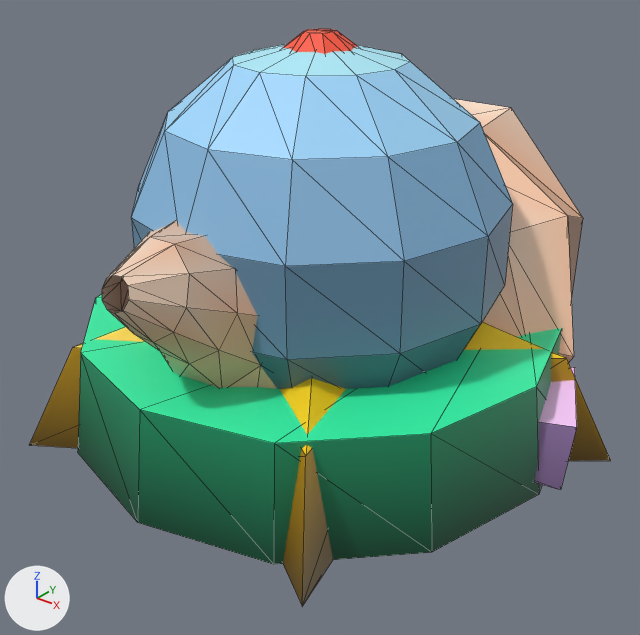
The glTF model creator-build-project/assets/bundles/region_coast/models/coast_pieces.glb, before and after one commit.
One viewpoint serves both versions: a camera (50 mm lens) standing at (0.715, -0.895, 0.698) and looking at (0.0, -0.001, 0.144). Lighting does not change. The marker at lower left points along +X, +Y and +Z. The picture after the commit comes second. Mesh edges are drawn as thin lines. Vertices at exactly the same position are counted once.

Names of what the first picture shows: 'piece_badge', 'piece_conch', 'piece_float', 'piece_scallop', 'piece_star'.
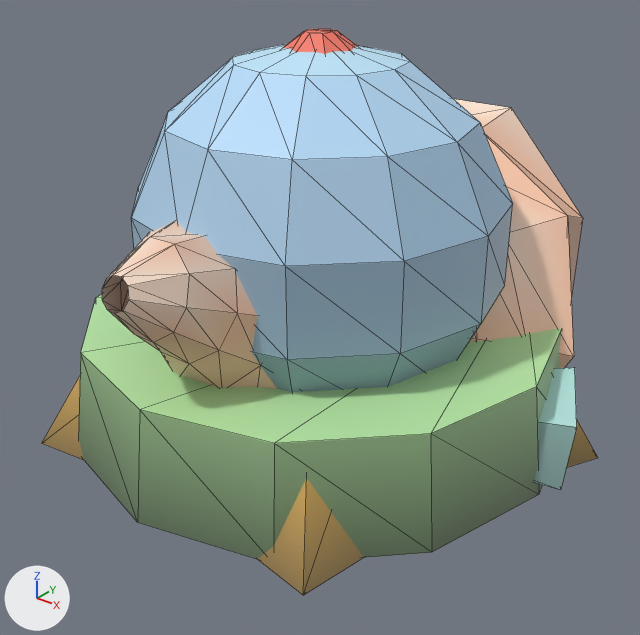
Patch to the scene script:
```diff
--- a/creator-build-project/assets/bundles/region_coast/models/coast_pieces.glb.py
+++ b/creator-build-project/assets/bundles/region_coast/models/coast_pieces.glb.py
@@ me_piece_badge @@
 me_piece_badge.from_pydata(...)  # 72 vertices, 128 faces; spans x -0.357..0.357, y -0.357..0.357, z 0.0..0.538
 # used by ob_piece_badge; location = (0.0, 0.0, 0.0)
+# me_piece_badge part 1: 128 faces centred in x -0.334..0.334, y -0.334..0.334, z 0.0..0.538 are repainted in the vertex colours, in many colours
 me_piece_badge.materials.append(mat_defaultmaterial)
@@ me_piece_float @@
 me_piece_float.from_pydata(...)  # 74 vertices, 144 faces; spans x -0.254..0.254, y -0.254..0.254, z 0.008..0.529
 # used by ob_piece_float; location = (0.0, 0.0, 0.0)
+# me_piece_float part 2: 144 kept faces spanning x -0.254..0.254, y -0.254..0.254, z 0.008..0.529 get new vertex colours; the middle colour goes from blue #678eac to blue #9bb8cf
 me_piece_float.materials.append(mat_defaultmaterial_003)
@@ me_piece_scallop @@
 me_piece_scallop.from_pydata(...)  # 22 vertices, 40 faces; spans x -0.383..0.383, y -0.141..0.289, z -0.059..0.146
 # used by ob_piece_scallop; location = (0.0, 0.0, 0.0)
+# me_piece_scallop part 3: 17 faces centred in x -0.365..0.365, y -0.089..0.271, z 0.011..0.086 are repainted in the vertex colours; the middle colour goes from purple #876b9b to greyish cyan #8baeab
+# me_piece_scallop part 4: 9 faces centred in x -0.237..0.237, y 0.011..0.144, z 0.062..0.103 are repainted in the vertex colours; the middle colour goes from pink #ffcdff to cyan #b3e5e0
 me_piece_scallop.materials.append(mat_defaultmaterial_004)
@@ me_piece_star @@
 # used by ob_piece_star; location = (0.0, 0.0, 0.0)
-me_piece_star.from_pydata(...)  # 21 vertices, 38 faces; spans x -0.399..0.399, y -0.34..0.42, z 0.0..0.244
+me_piece_star.from_pydata(...)  # 61 vertices, 118 faces; spans x -0.383..0.383, y -0.326..0.403, z 0.0..0.193
+# me_piece_star part 5: the whole mesh is rebuilt
 me_piece_star.materials.append(mat_defaultmaterial_005)
```

What differs and where, as boxes (x1, y1, x2, y2) in the pictures (640 x 635 px):
'piece_star', reshaped (mostly hidden): before (29, 322, 611, 607); after (42, 376, 598, 596)
part 1 of me_piece_badge, recoloured (lighter): (78, 29, 562, 559) in both
part 2 of me_piece_float, recoloured: (131, 44, 513, 389) in both
part 3 of me_piece_scallop, recoloured (purple to greyish cyan): (534, 422, 577, 490) in both
part 4 of me_piece_scallop, recoloured (pink to cyan): (539, 367, 577, 427) in both
